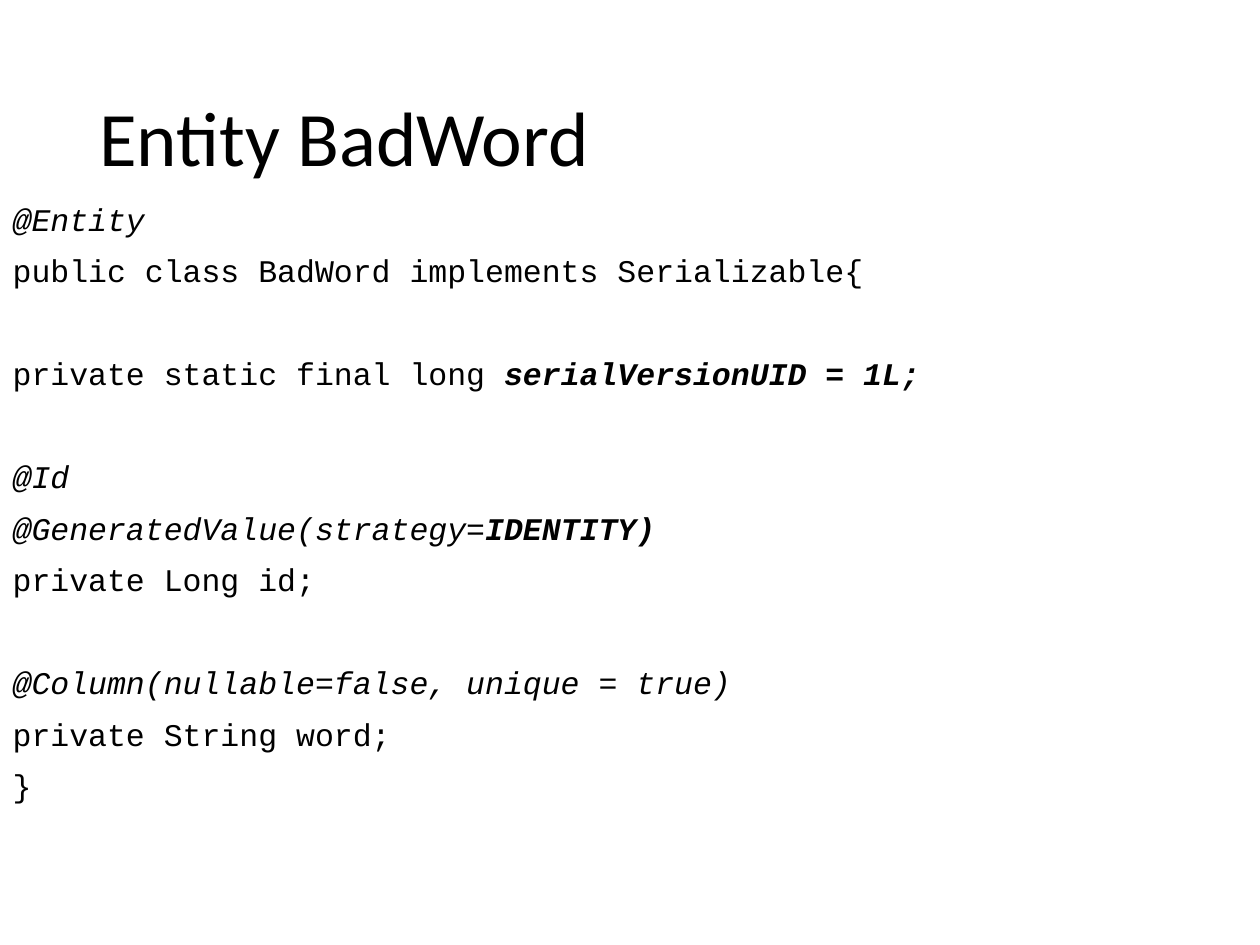
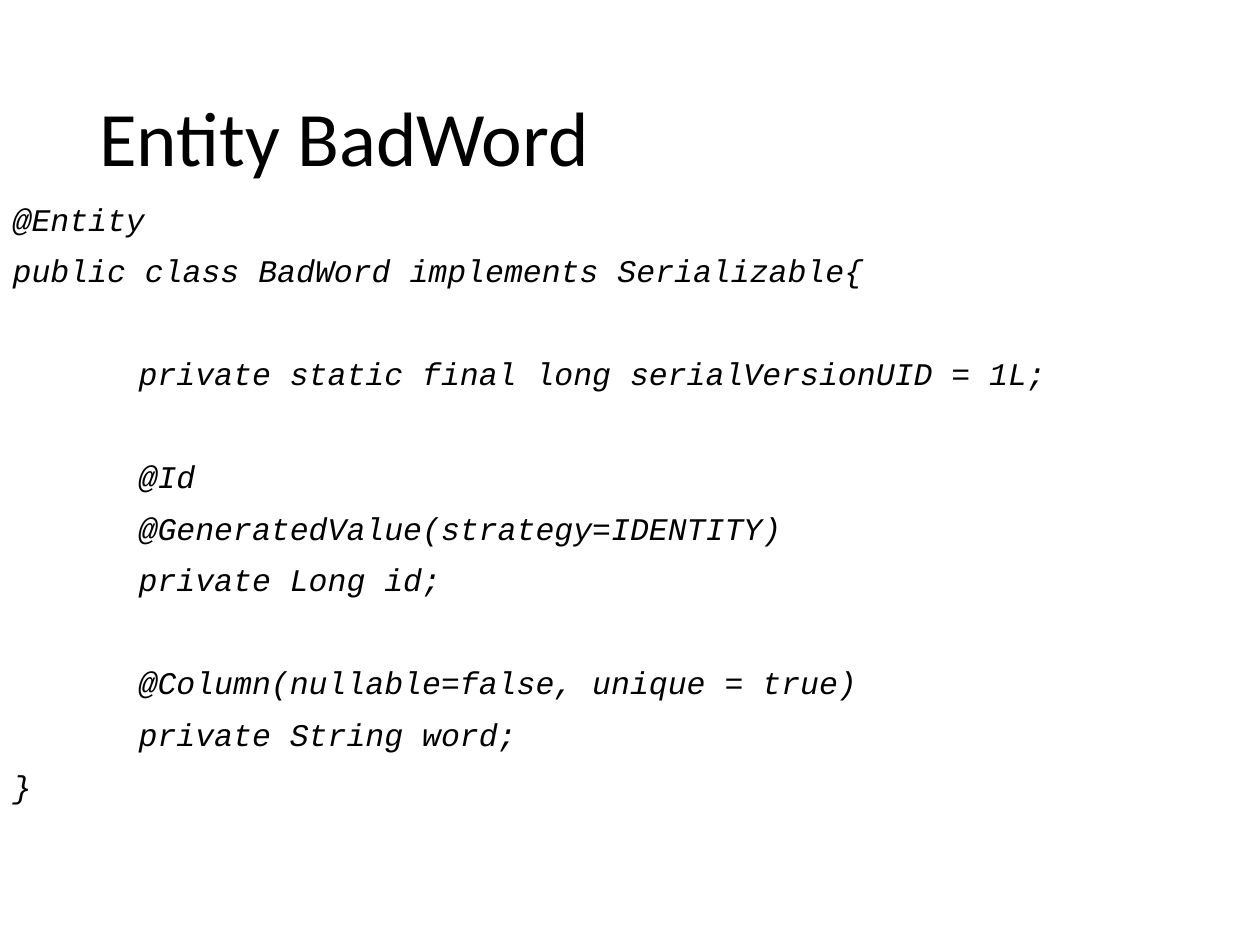
Before and after one commit to Paso198/Gamified-Marketing-Application, a slide deck: slide 17 of Design.pptx (slide 15 before the commit). Drawn at 1260x945 pixels with LibreOffice and Linux fonts; fonts in the diff are those of the drawing. Boxes give left, top, right and bottom in pixels: in the first picture for what was removed or moved away, otherwise in the second. Text is boxed around its words. In the diff, an @@ line names an element or a change of style, - is before the commit and + after.

```diff
--- a/Design.pptx
+++ b/Design.pptx
@@ text at [13, 259, 1046, 753]: italic on in "public class BadWord implements Serializable{", "private static final long", "private Long id;", "private String word;" and 1 more places; bold off in "serialVersionUID = 1L;", "@GeneratedValue(strategy=IDENTITY)" @@
```
Also in this commit, not shown: 8 other slides changed, 4 slides added, 1 slide removed, 3 other files.
